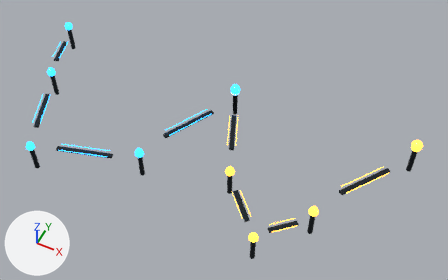
One commit to the glTF model public/aero-system/models/derived/route-beacon-kit/model.glb: the scene before it, then after it.
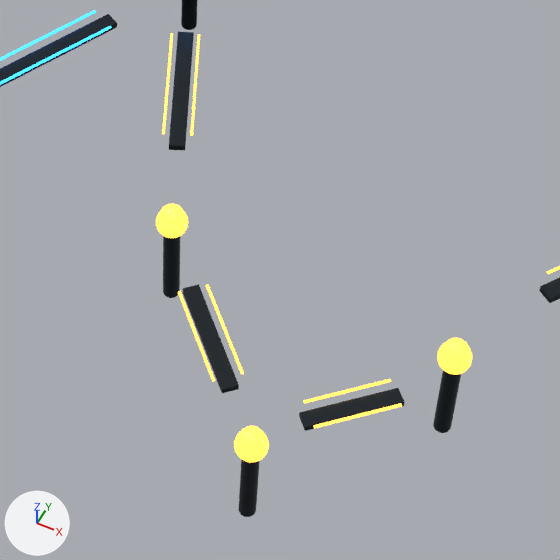
The first picture shows the older version from a 50 mm camera at (2.31, -3.1, 3.43) aimed at (0.94, -0.35, -0.01). The close-ups show the older and then the newer version on the part from 40% to 77% of the width and 38% to 97% of the height of that picture. Only the edits that show in the close-ups are written down. Lighting does not change. The marker at lower left points along +X, +Y and +Z. Where no turn or scale is listed for an object, it has been applied to the vertices.

Names of what the first close-up shows: 'AI_PM_route_bridge_blue_bridge_body_03', 'AI_PM_route_bridge_orange_bridge_body_00', 'AI_PM_route_bridge_orange_bridge_body_01', 'AI_PM_route_bridge_orange_bridge_body_02', 'AI_PM_route_orange_pylon_06', 'AI_PM_route_orange_pylon_07', 'AI_PM_route_orange_pylon_08' and 17 more.
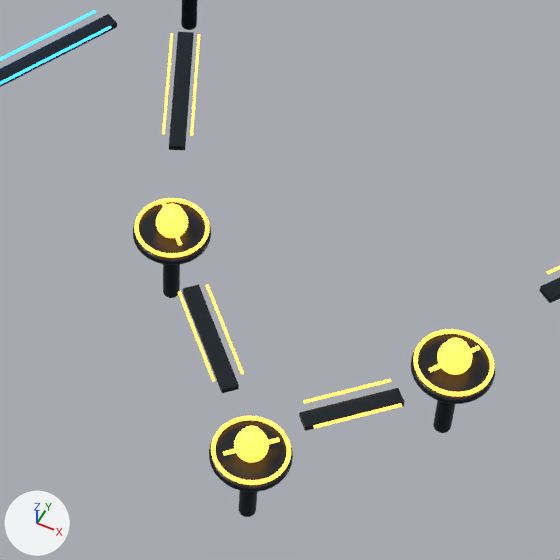
The change, as a list of edits to the scene's bpy script:
```text
Add ob_ai_pm_route_orange_socket_08_socket_direction_lane:
    ob_ai_pm_route_orange_socket_08_socket_direction_lane = bpy.data.objects.new('AI_PM_route_orange_socket_08_socket_direction_lane', me_cube_1440)  # 56 vertices, 108 faces; spans x -0.0361..0.0361, y -0.0494..0.0494, z -0.0019..0.0019; in mat_ai_pm_route_orange (orange #ffc550, glowing orange #ffa638)
    ob_ai_pm_route_orange_socket_08_socket_direction_lane.location = (1.78, -0.72, 0.074)
Add ob_ai_pm_route_orange_socket_08_socket_glow_ring:
    ob_ai_pm_route_orange_socket_08_socket_glow_ring = bpy.data.objects.new('AI_PM_route_orange_socket_08_socket_glow_ring', me_torus_056)  # 1440 vertices, 2880 faces; spans x -0.079..0.079, y -0.079..0.079, z -0.004..0.004; in mat_ai_pm_route_orange (orange #ffc550, glowing orange #ffa638)
    ob_ai_pm_route_orange_socket_08_socket_glow_ring.location = (1.78, -0.72, 0.062)
Add ob_ai_pm_route_orange_socket_08_socket_pad:
    ob_ai_pm_route_orange_socket_08_socket_pad = bpy.data.objects.new('AI_PM_route_orange_socket_08_socket_pad', me_cylinder_311)  # 192 vertices, 380 faces; spans x -0.082..0.082, y -0.082..0.082, z -0.009..0.009; in mat_ai_pm_station_dark_metal (dark blue #2d353d)
    ob_ai_pm_route_orange_socket_08_socket_pad.location = (1.78, -0.72, 0.045)
Add ob_ai_pm_route_orange_socket_07_socket_direction_lane:
    ob_ai_pm_route_orange_socket_07_socket_direction_lane = bpy.data.objects.new('AI_PM_route_orange_socket_07_socket_direction_lane', me_cube_1439)  # 56 vertices, 108 faces; spans x -0.0448..0.0448, y -0.0421..0.0421, z -0.0019..0.0019; in mat_ai_pm_route_orange (orange #ffc550, glowing orange #ffa638)
    ob_ai_pm_route_orange_socket_07_socket_direction_lane.location = (1.48, -1.0, -0.056)
Add ob_ai_pm_route_orange_socket_07_socket_glow_ring:
    ob_ai_pm_route_orange_socket_07_socket_glow_ring = bpy.data.objects.new('AI_PM_route_orange_socket_07_socket_glow_ring', me_torus_056.copy())
    ob_ai_pm_route_orange_socket_07_socket_glow_ring.location = (1.48, -1.0, -0.068)
Add ob_ai_pm_route_orange_socket_07_socket_pad:
    ob_ai_pm_route_orange_socket_07_socket_pad = bpy.data.objects.new('AI_PM_route_orange_socket_07_socket_pad', me_cylinder_311.copy())
    ob_ai_pm_route_orange_socket_07_socket_pad.location = (1.48, -1.0, -0.085)
Add ob_ai_pm_route_orange_socket_06_socket_direction_lane:
    ob_ai_pm_route_orange_socket_06_socket_direction_lane = bpy.data.objects.new('AI_PM_route_orange_socket_06_socket_direction_lane', me_cube_1438)  # 56 vertices, 108 faces; spans x -0.0424..0.0424, y -0.0445..0.0445, z -0.0019..0.0019; in mat_ai_pm_route_orange (orange #ffc550, glowing orange #ffa638)
    ob_ai_pm_route_orange_socket_06_socket_direction_lane.location = (1.12, -0.62, 0.014)
Add ob_ai_pm_route_orange_socket_06_socket_glow_ring:
    ob_ai_pm_route_orange_socket_06_socket_glow_ring = bpy.data.objects.new('AI_PM_route_orange_socket_06_socket_glow_ring', me_torus_056.copy())
    ob_ai_pm_route_orange_socket_06_socket_glow_ring.location = (1.12, -0.62, 0.002)
Add ob_ai_pm_route_orange_socket_06_socket_pad:
    ob_ai_pm_route_orange_socket_06_socket_pad = bpy.data.objects.new('AI_PM_route_orange_socket_06_socket_pad', me_cylinder_307)  # 192 vertices, 380 faces; spans x -0.082..0.082, y -0.082..0.082, z -0.009..0.009; in mat_ai_pm_station_dark_metal (dark blue #2d353d)
    ob_ai_pm_route_orange_socket_06_socket_pad.location = (1.12, -0.62, -0.015)
```

Boxes [x1, y1, x2, y2] around the edits, measured in the close-ups (560 x 560 px):
'AI_PM_route_orange_socket_07_socket_pad', added
    after: [209, 420, 293, 492]
'AI_PM_route_orange_socket_08_socket_pad', added
    after: [411, 334, 495, 404]
'AI_PM_route_orange_socket_06_socket_pad', added
    after: [133, 202, 211, 265]
'AI_PM_route_orange_socket_07_socket_glow_ring', added
    after: [211, 416, 291, 485]
'AI_PM_route_orange_socket_08_socket_glow_ring', added
    after: [413, 329, 494, 397]
'AI_PM_route_orange_socket_06_socket_glow_ring', added
    after: [134, 198, 210, 258]
'AI_PM_route_orange_socket_07_socket_direction_lane', added
    after: [223, 437, 280, 456]
'AI_PM_route_orange_socket_08_socket_direction_lane', added
    after: [429, 345, 480, 372]
'AI_PM_route_orange_socket_06_socket_direction_lane', added
    after: [162, 202, 182, 246]
